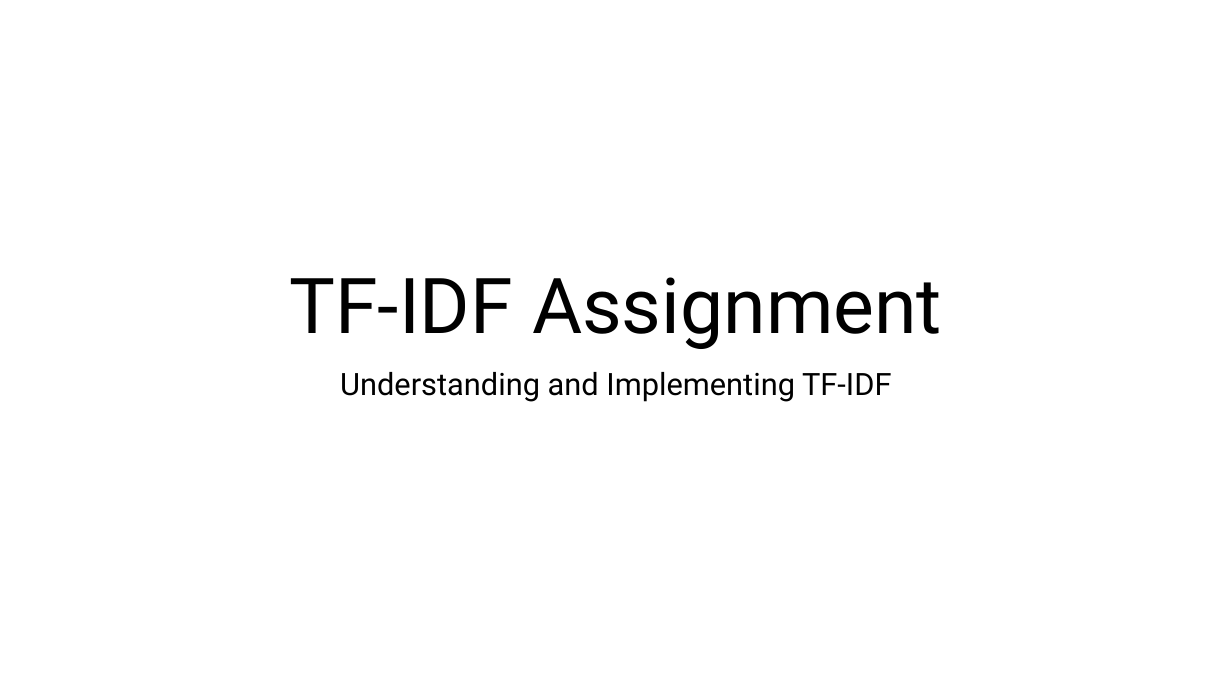
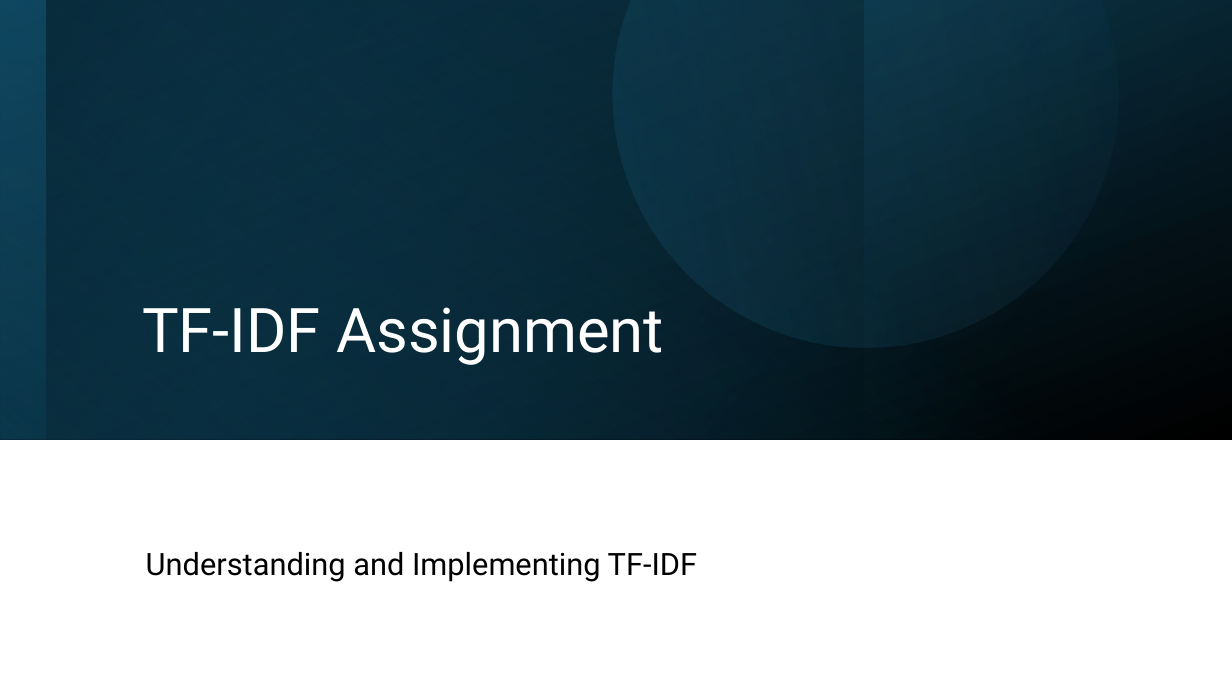
Before and after one commit to AbdulMateenzwl/Information-Retrieval, a slide deck: slide 1 of Assignment 1 (Document Search)/Report.pptx. Drawn at 1232x693 pixels with LibreOffice and Linux fonts; fonts in the diff are those of the drawing. Boxes give left, top, right and bottom in pixels: in the first picture for what was removed or moved away, otherwise in the second. Text is boxed around its words. In the diff, an @@ line names an element or a change of style, - is before the commit and + after.

Commit message:
Assignment 4, 5

```diff
--- a/Assignment 1 (Document Search)/Report.pptx
+++ b/Assignment 1 (Document Search)/Report.pptx
@@ rectangle added at bbox=[0, 0, 1232, 440], fill gradient #104862 to #000000 @@
@@ rectangle added at bbox=[0, 0, 1232, 439], fill gradient #156082 to #104862 @@
@@ rectangle added at bbox=[0, 0, 863, 440], fill gradient #0B3041 to #000000 @@
@@ rectangle added at bbox=[45, 0, 1232, 440], fill gradient #156082 to #000000 @@
@@ freeform shape added at bbox=[524, 0, 1182, 437], fill gradient #156082 to #46B1E1 @@
@@ title "TF-IDF Assignment": place and size @@
-title "TF-IDF Assignment" at bbox=[289, 277, 942, 349]
+title "TF-IDF Assignment" at bbox=[142, 307, 664, 365]
@@ title "TF-IDF Assignment" at bbox=[142, 307, 664, 365]: size 60 to 48 pt, text colour #000000 to #FFFFFF; alignment centre to left @@
@@ subtitle "Understanding and Implementing TF-IDF": place and size @@
-subtitle "Understanding and Implementing TF-IDF" at bbox=[340, 372, 891, 402]
+subtitle "Understanding and Implementing TF-IDF" at bbox=[146, 552, 697, 582]
@@ subtitle "Understanding and Implementing TF-IDF" at bbox=[146, 552, 697, 582]: alignment centre to left; vertical alignment top to middle @@
```
Also in this commit, not shown: 9 other slides changed, 48 other files.
